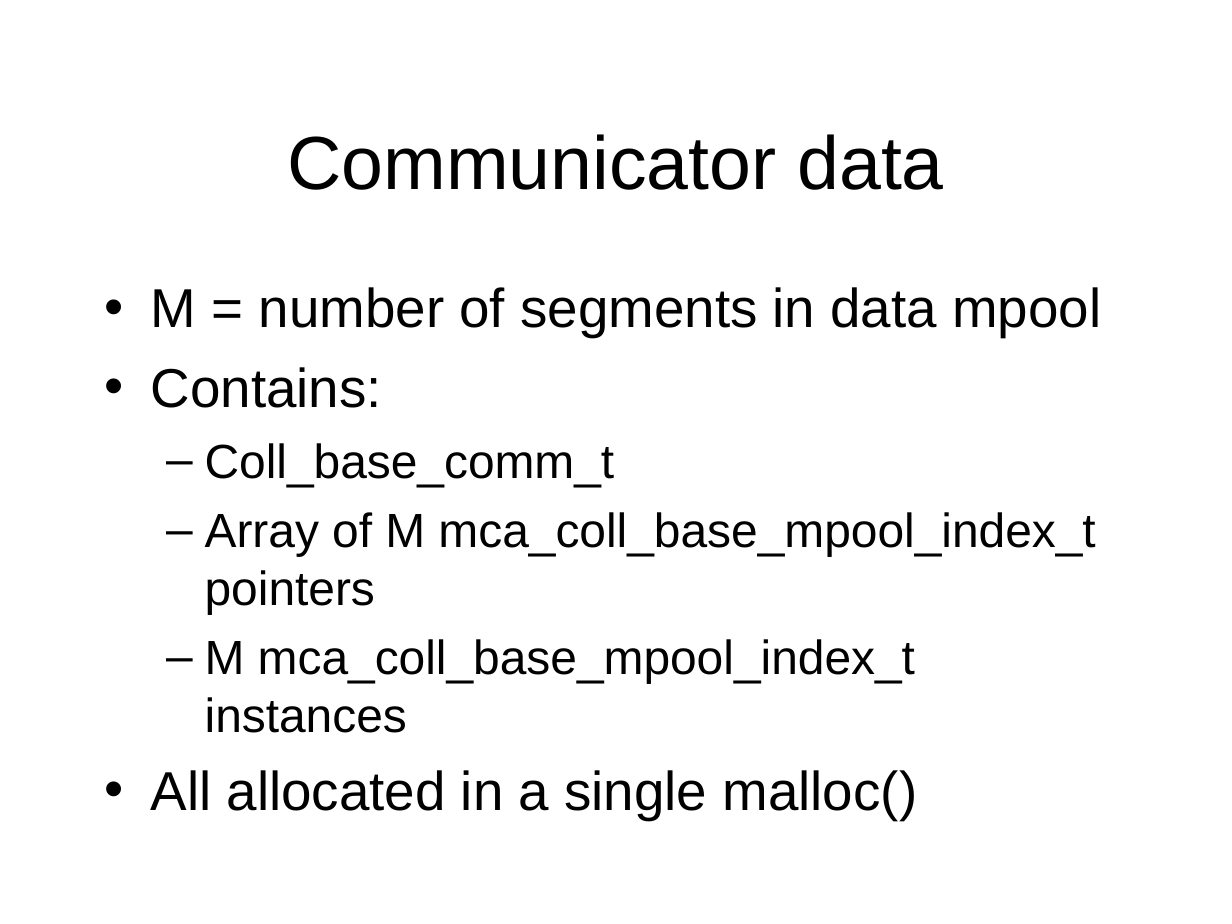
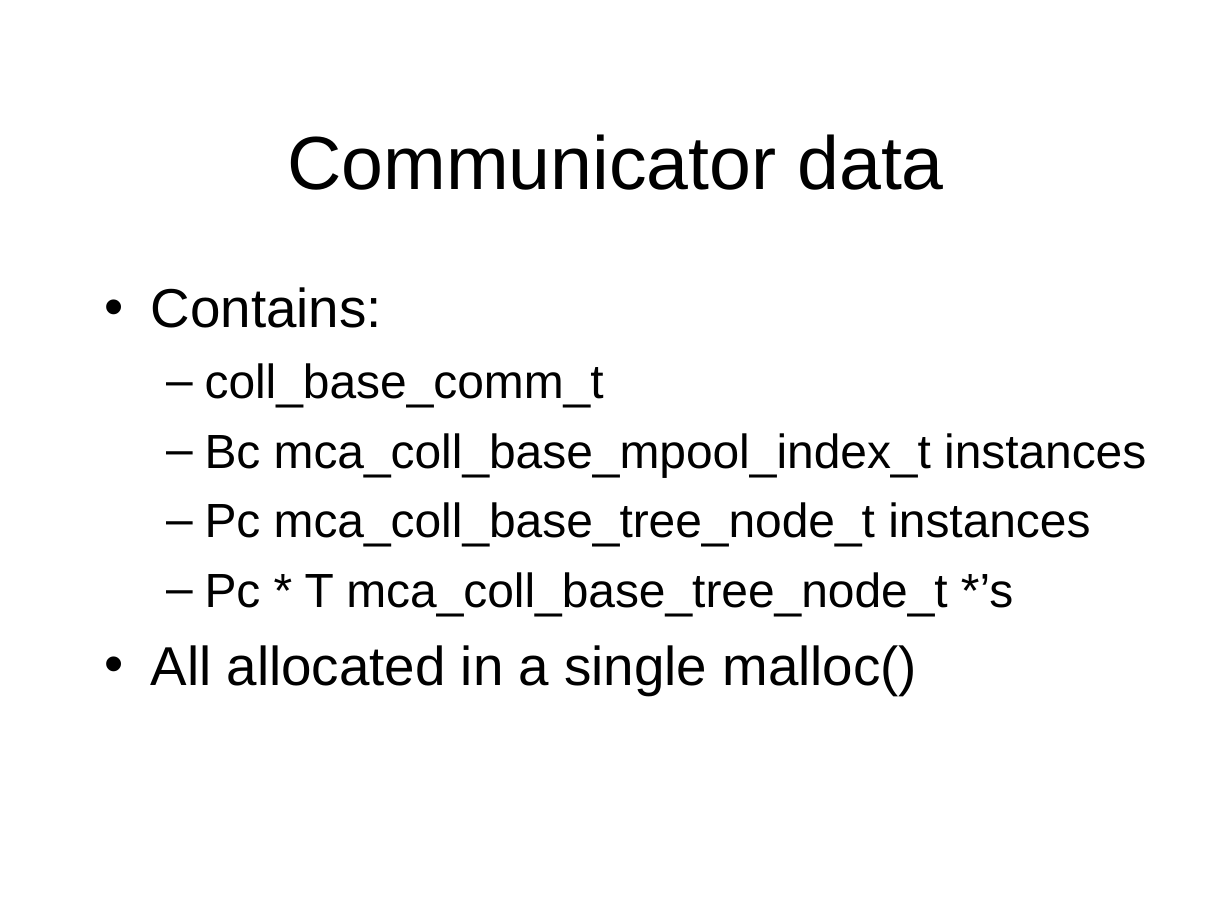
Before and after one commit to open-mpi/ompi, a slide deck: slide 5 of ompi/mca/coll/sm/memory-layout.ppt (slide 4 before the commit). Drawn at 1232x924 pixels with LibreOffice and Linux fonts; fonts in the diff are those of the drawing. Boxes give left, top, right and bottom in pixels: in the first picture for what was removed or moved away, otherwise in the second. Text is boxed around its words. In the diff, an @@ line names an element or a change of style, - is before the commit and + after.

Commit message:
Update data structures
This commit was SVN r7150.

```diff
--- a/ompi/mca/coll/sm/memory-layout.ppt
+++ b/ompi/mca/coll/sm/memory-layout.ppt
@@ text at bbox=[151, 287, 1101, 337]: paragraph removed @@
-• M = number of segments in data mpool
@@ text at bbox=[205, 363, 1146, 616]: text changed @@
-  – Coll_base_comm_t
-  – Array of M mca_coll_base_mpool_index_t pointers
-  – M mca_coll_base_mpool_index_t instances
+  – coll_base_comm_t
+  – Bc mca_coll_base_mpool_index_t instances
+  – Pc mca_coll_base_tree_node_t instances
+  – Pc * T mca_coll_base_tree_node_t *’s
```
Also in this commit, not shown: 5 other slides changed, 1 slide added, 1 slide removed.
